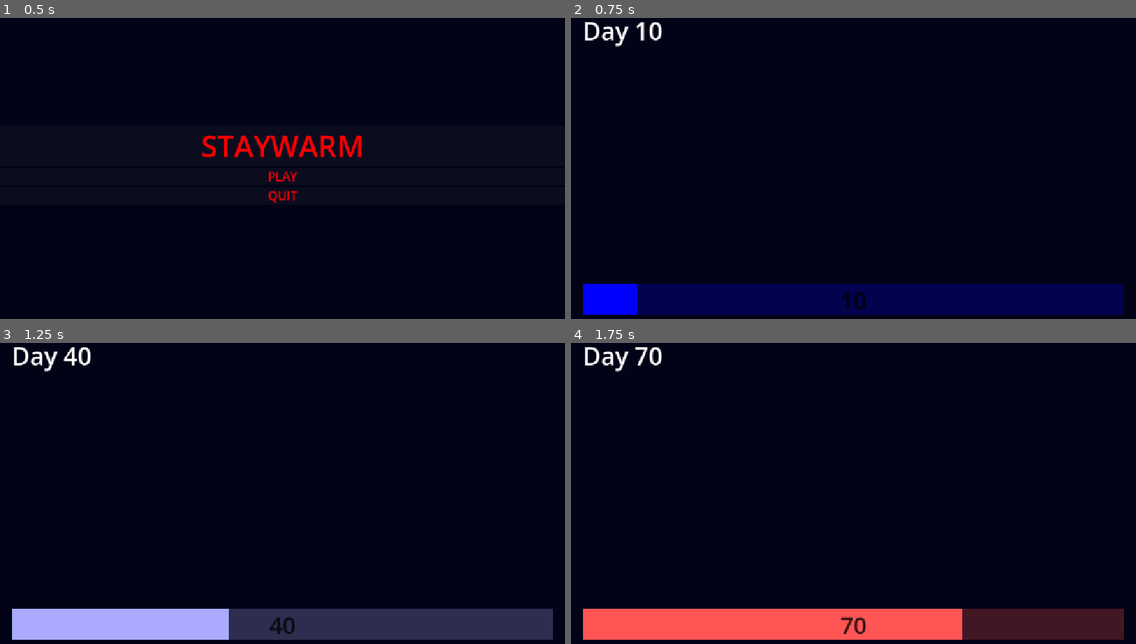
Above: before the commit, frames 1-4 (two rows, left to right).
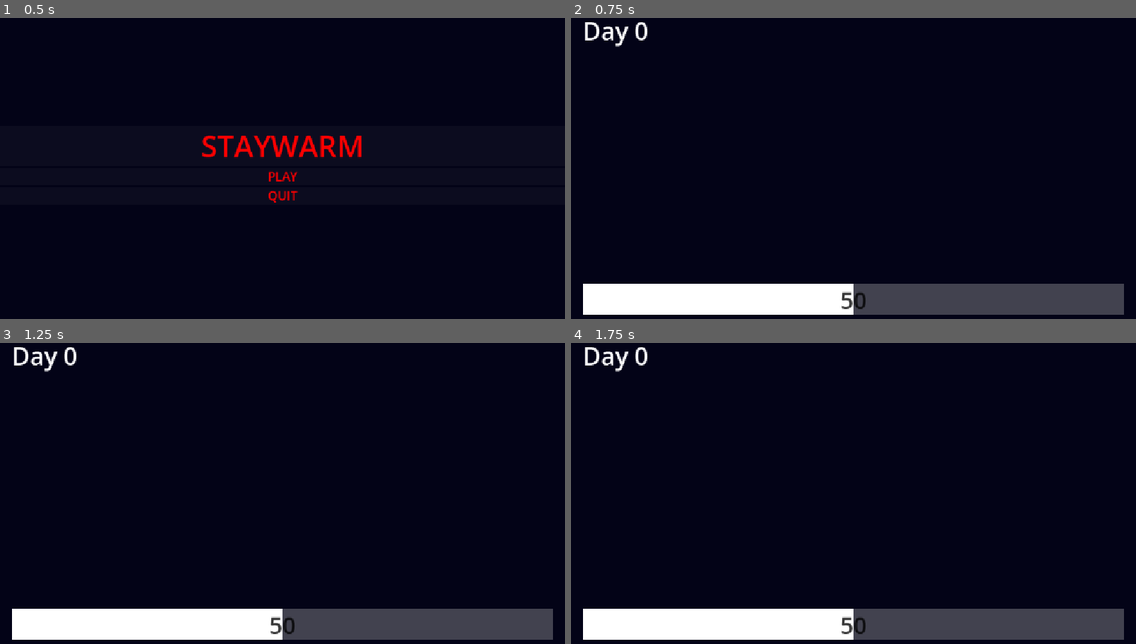
Above: after the commit, the same moments.

Repository: antholol/godot-wild-jam-99
Game: Godot game, scene res://scenes/menu.tscn
Same seed, same stepped clock (60 frames per second), same inputs: the game is played once before the commit and once after it.
Inputs (mouse positions are in pixels of both pictures, inside the frame that each line leads up to):
- Up to frame 1 (0.5 s): no input
- Up to frame 2 (0.75 s): click "PLAY" at 0.5 s
- Up to frame 3 (1.25 s): no input
- Up to frame 4 (1.75 s): move the mouse to (977, 472) at 1.27 s

Frame 1 is identical in both runs. In frame 2, 10% of the frame differs, in the area x 2-98%, y 1-99%; in frame 3, 5.1%; in frame 4, 10%.

Commit message:
got shit working

Diff:
--- a/project_time_tracker.json
+++ b/project_time_tracker.json
@@ -1,8 +1,8 @@
 {
-  "2D": 639.019,
+  "2D": 640.913,
   "3D": 1.161,
   "Asset Store": 60.051,
-  "Documentation": 472.555000000007,
-  "Game": 606.932,
-  "Script": 2781.42
+  "Documentation": 489.292000000007,
+  "Game": 977.177,
+  "Script": 3437.695
 }
--- a/scenes/main_game.gd
+++ b/scenes/main_game.gd
@@ -2,9 +2,9 @@
 @onready var daysPassedLabel: Label = $CanvasLayer/ColorRect/VBoxContainer/daysPassedLabel
 @onready var heat_bar: ProgressBar = $"CanvasLayer/Heat Bar"
 @onready var heat_val_label: Label = $"CanvasLayer/Heat Bar/heatValLabel"
+@export var myGradient: Gradient
 
-var count:int = 0
-@export var myGradient: Gradient
+var gameTimeInSeconds: int = 0
 
 # Called when the node enters the scene tree for the first time.
 func _ready() -> void:
@@ -13,15 +13,14 @@
 	Global.startTime = Time.get_ticks_msec()
 
 func _physics_process(delta: float) -> void:
-	pass
+	Global.currentTime = Time.get_ticks_msec()
+	gameTimeInSeconds = timePassed(Global.startTime,Global.currentTime)
 
 func _process(delta: float) -> void:
-	count = count + 1
-	Global.daysPassed = count
-	Global.heat = count
+	Global.daysPassed = gameTimeInSeconds / (30)
 	dayCounter(Global.daysPassed)
 	changeHeat(Global.heat)
-	print(Global.startTime)
+	print(gameTimeInSeconds)
 
 func _input(event: InputEvent) -> void:
 	if event.is_action_pressed("ESC"):
@@ -34,7 +33,7 @@
 	#heat_bar.modulate = Color((1 * 0.01 * heat),0,(1 * 0.01 * (100 - heat)),1)
 
 func timePassed(startTime: int, currentTime: int) -> int:
-	return ((currentTime - startTime))
+	return ((currentTime - startTime) / 1000)
 
 func dayCounter(daysPassed: int) -> void:
 	daysPassedLabel.text = "Day " + str(daysPassed)
